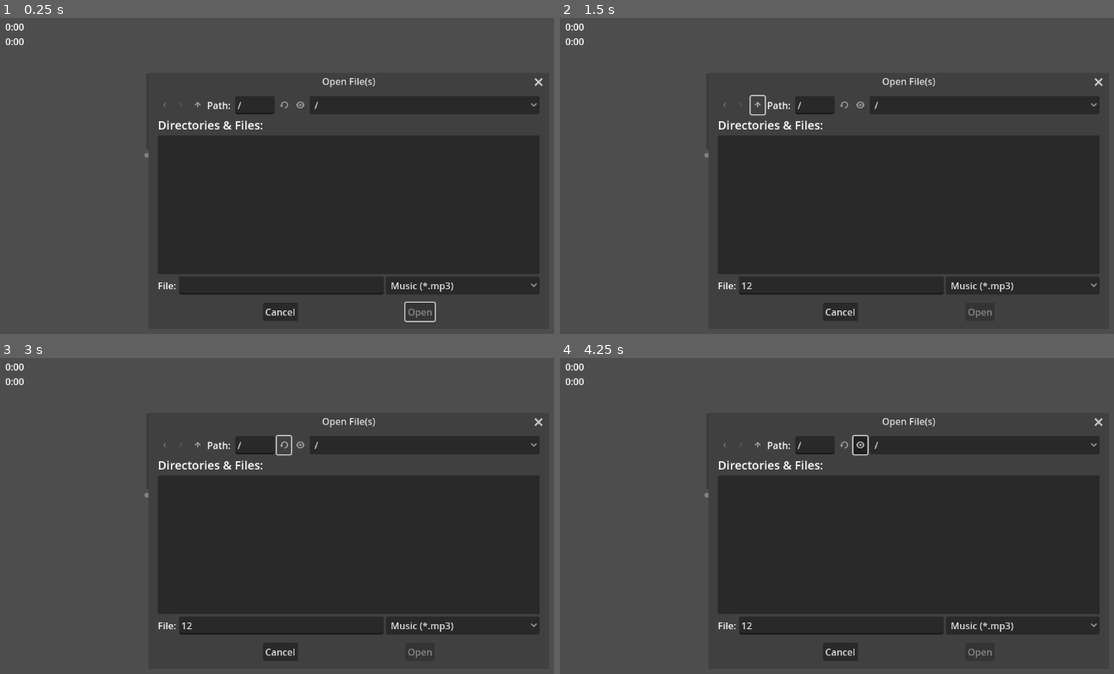
Above: before the commit, frames 1-4 (two rows, left to right).
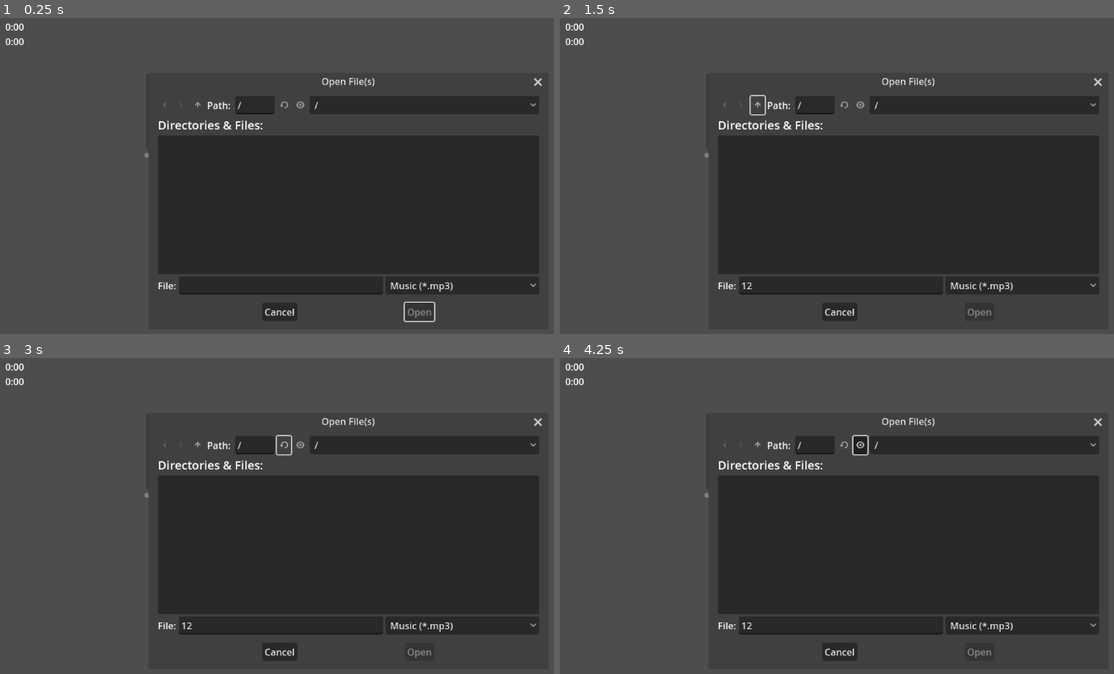
Above: after the commit, the same moments.

Repository: KindaWrks/Music-Player
Game: Godot game, scene res://MusicNode.tscn
Same seed, same stepped clock (60 frames per second), same inputs: the game is played once before the commit and once after it. The project has no main scene, so this scene is started directly.
Inputs (mouse positions are in pixels of both pictures, inside the frame that each line leads up to):
- Up to frame 1 (0.25 s): no input
- Up to frame 2 (1.5 s): click (842, 286) at 0.52 s; type "12" at 0.6 s; click (759, 106) at 1.25 s
- Up to frame 3 (3 s): click (199, 446) at 2 s; click (282, 446) at 2.75 s
- Up to frame 4 (4.25 s): click (859, 446) at 3.5 s

The runs differ from the first frame. In frame 1, 0.4% of the frame differs, in the area x 47-99%, y 18-97%; in frame 2, 0.4%; in frame 3, 0.4%; in frame 4, 0.4%.

Commit message:
reformatting and cleaning
put timer lables and next song in their own func.

Diff:
--- a/MusicNode.gd
+++ b/MusicNode.gd
@@ -16,12 +16,19 @@
 	fd_o_filters()
 	fd_open.visible = true
 
+
 func fd_o_filters():
 	fd_open.current_dir = "/"  #Set current dir as Root
 	fd_open.add_filter("*.mp3 ; Music") #Set filter for MP3 files
 
+
 # Called every frame. 'delta' is the elapsed time since the previous frame.
 func _process(_delta):
+	next_song_in_array()
+	update_time_labels()
+
+
+func update_time_labels():
 	if $AudioStreamPlayer.playing:
 		var total_length = int($AudioStreamPlayer.stream.get_length())
 		var current_position = int($AudioStreamPlayer.get_playback_position())
@@ -34,6 +41,7 @@
 	print(musicarray)
 
 
+func next_song_in_array():
 	# Check if the song ended and play the next song in the queue
 	if not $AudioStreamPlayer.playing and musicarray.size() > 0:
 		play_next_song()
@@ -51,9 +59,10 @@
 		# Add the selected song to the queue
 		musicarray.append(path)
 
-		#Add song list
+		#Add songs to itemlist
 		var file_name_without_extension = path.get_file().get_basename()
 		$song_list.add_item(file_name_without_extension)
+
 
 func play_next_song():
 	var next_song_path = musicarray[musicindex] # Get the next song from the queue
@@ -64,17 +73,21 @@
 	$AudioStreamPlayer.stream = stream  #The loaded song in memory
 	$AudioStreamPlayer.play()
 
+
 func _on_buttonshow_pressed(): #Show Filedialog
 	fd_open.visible = true
 
+
 func _on_h_slider_value_changed(value: float):
 	AudioServer.set_bus_volume_db(_bus,linear_to_db(value)) #Control volume as a float
+
 
 # Called when an item in the song list is selected
 func _on_song_list_item_selected(index):
 	if index < musicarray.size():
 		var selected_song_path = musicarray[index]
 		play_song(selected_song_path)
+
 
 # Function to play a selected song
 func play_song(song_path):
--- a/MusicNode.tscn
+++ b/MusicNode.tscn
@@ -54,7 +54,7 @@
 offset_top = 127.0
 offset_right = 538.0
 offset_bottom = 240.0
-theme_override_colors/font_color = Color(0, 0.694118, 0, 1)
+theme_override_colors/font_color = Color(0, 0.611765, 0, 1)
 theme_override_colors/font_hovered_color = Color(0, 1, 0, 1)
 theme_override_colors/font_selected_color = Color(0, 1, 0, 1)
 theme_override_colors/guide_color = Color(0.716296, 0.716296, 0.716296, 1)
